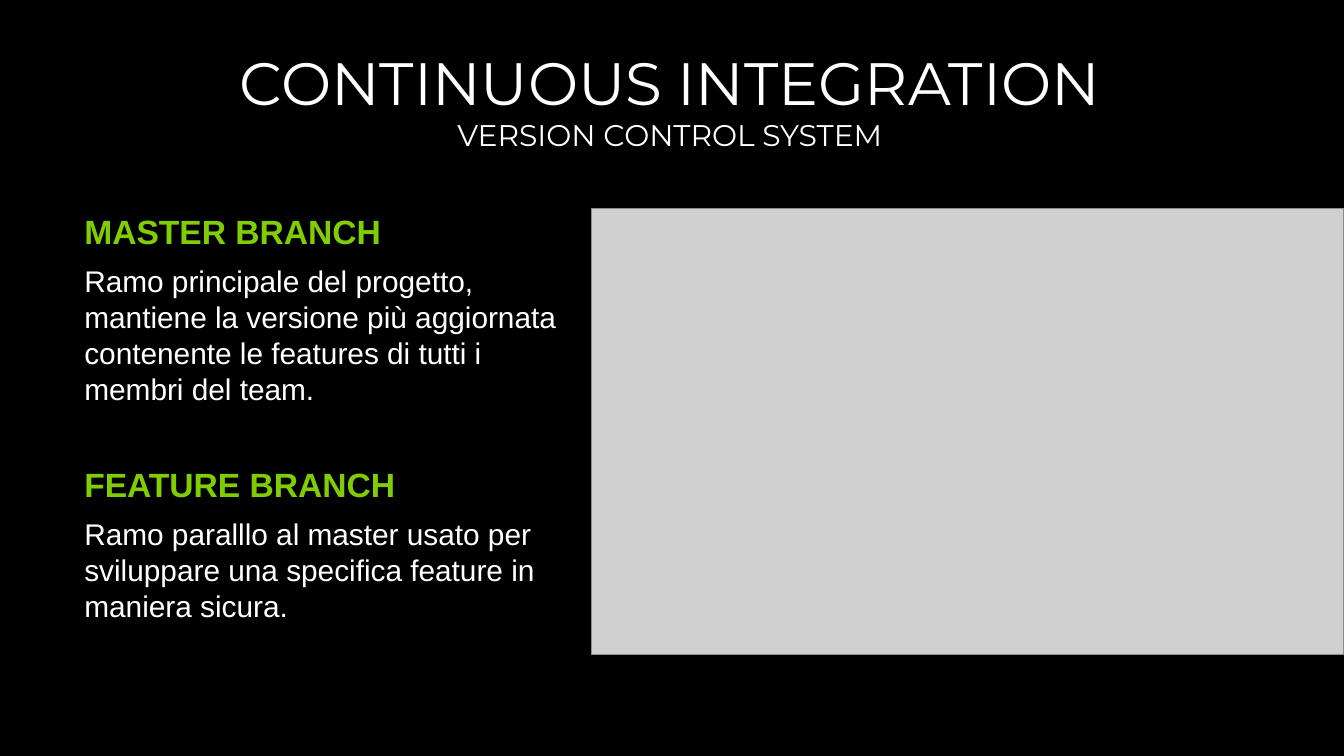
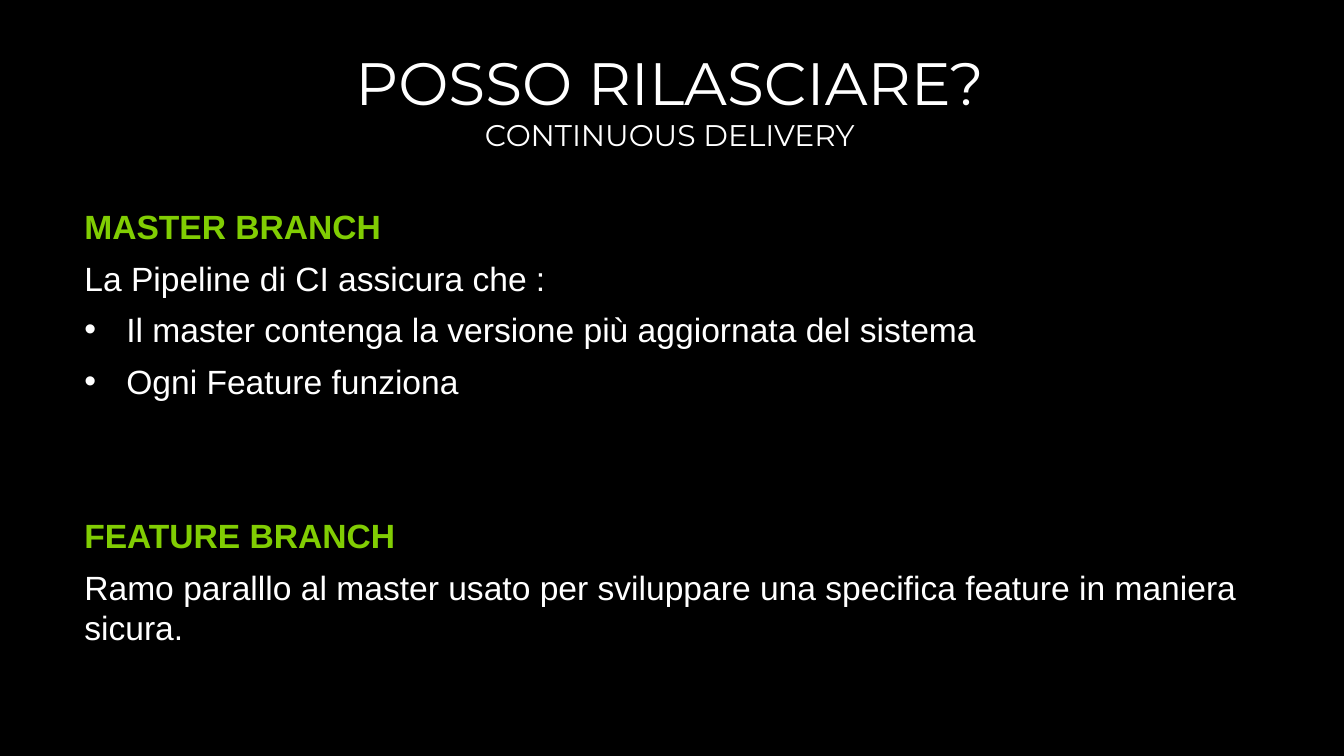
Before and after one commit to endless-upgrade/DevOpsHours, a slide deck: slide 6 of DEVOPS-3-TODO.pptx. Drawn at 1344x756 pixels with LibreOffice and Linux fonts; fonts in the diff are those of the drawing; grey boxes stand for pictures; background and template pictures are left out. Boxes give left, top, right and bottom in pixels: in the first picture for what was removed or moved away, otherwise in the second. Text is boxed around its words. In the diff, an @@ line names an element or a change of style, - is before the commit and + after.

Commit message:
update pratica 2

```diff
--- a/DEVOPS-3-TODO.pptx
+++ b/DEVOPS-3-TODO.pptx
@@ title at (355, 63, 984, 106): text changed @@
-CONTINUOUS INTEGRATION
+POSSO RILASCIARE?
@@ subtitle at (485, 125, 854, 147): text changed @@
-VERSION CONTROL SYSTEM
+CONTINUOUS DELIVERY
@@ picture removed at (591, 208, 1344, 655) @@
@@ text at (84, 266, 976, 400): text changed; size 16 to 18 pt @@
-Ramo principale del progetto, mantiene la versione più aggiornata contenente le features di tutti i membri del team.
+La Pipeline di CI assicura che :
+• Il master contenga la versione più aggiornata del sistema
+• Ogni Feature funziona
@@ text at (84, 575, 1236, 641): size 16 to 18 pt in "Ramo paralllo al master usato per sviluppare ..." @@
```
